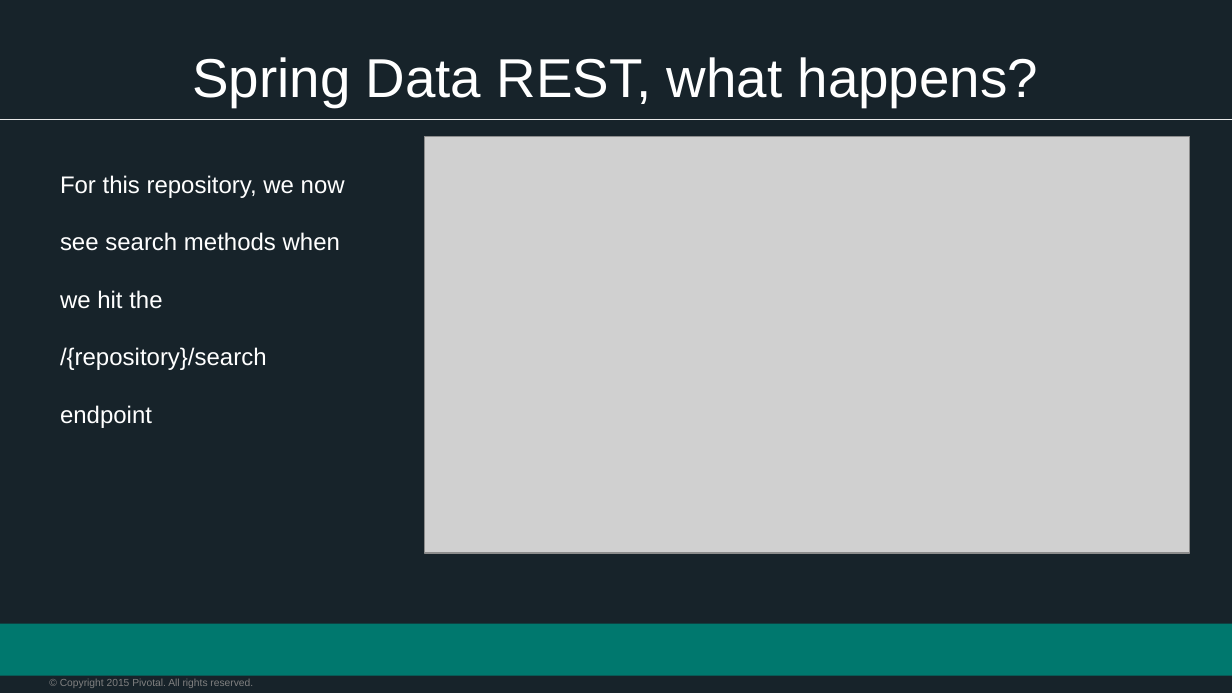
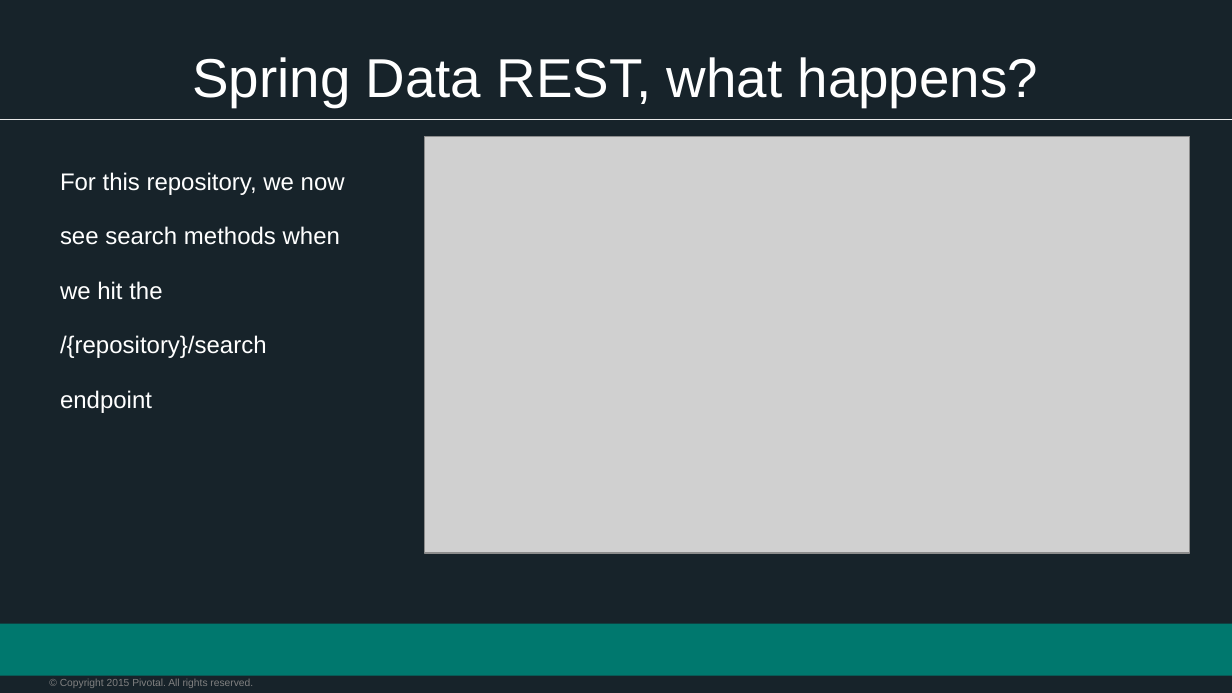
Before and after one commit to vmware-archive/devops-workshop, a slide deck: slide 8 of presentations/102 - Intro to Spring Boot/Session_3_Polyglot_Persist.pptx. Drawn at 1232x693 pixels with LibreOffice and Linux fonts; fonts in the diff are those of the drawing; grey boxes stand for pictures; background and template pictures are left out. Boxes give left, top, right and bottom in pixels: in the first picture for what was removed or moved away, otherwise in the second. Text is boxed around its words. In the diff, an @@ line names an element or a change of style, - is before the commit and + after.

Commit message:
Gradle-ize examples in slide decks for Spring Boot

```diff
--- a/presentations/102 - Intro to Spring Boot/Session_3_Polyglot_Persist.pptx
+++ b/presentations/102 - Intro to Spring Boot/Session_3_Polyglot_Persist.pptx
@@ text "For this repository, we now ..." at bbox=[60, 172, 345, 413]: line spacing 2 to 1.9 @@
```
Also in this commit, not shown: 2 other slides changed, 1 other file.
